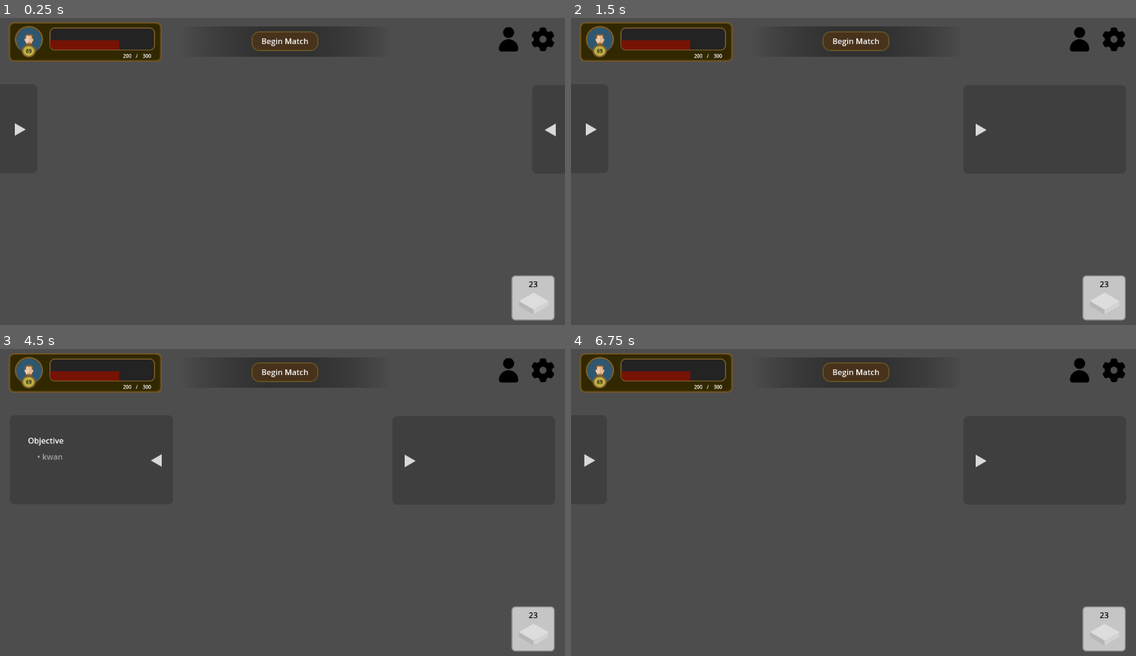
Above: before the commit, frames 1-4 (two rows, left to right).
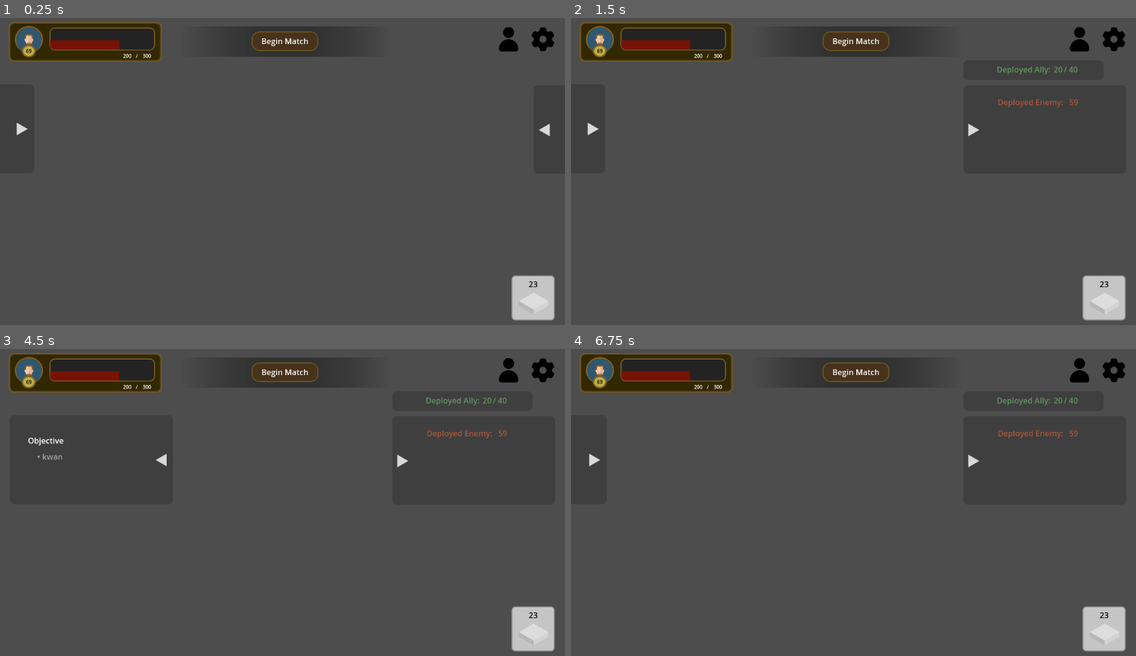
Above: after the commit, the same moments.

Repository: cessDevs1419/Game-Development---Edelstein-Academy
Game: Godot game, scene res://ui/ingame_interface/ingame_interface.tscn
Same seed, same stepped clock (60 frames per second), same inputs: the game is played once before the commit and once after it.
Inputs (mouse positions are in pixels of both pictures, inside the frame that each line leads up to):
- Up to frame 1 (0.25 s): no input
- Up to frame 2 (1.5 s): click (1119, 128) at 0.52 s; click (1079, 39) at 1.25 s
- Up to frame 3 (4.5 s): click (542, 370) at 2.02 s; click (508, 370) at 2.75 s; click (542, 370) at 3.52 s; click (22, 459) at 4.27 s
- Up to frame 4 (6.75 s): click (1079, 370) at 5 s; click (1113, 370) at 5.77 s; click (729, 459) at 6.52 s

The runs differ from the first frame. In frame 1, 0.1% of the frame differs, in the area x 2-99%, y 34-39%; in frame 2, 0.3%; in frame 3, 0.4%; in frame 4, 0.4%, in the area x 2-90%, y 15-39%.

Commit message:
updating overview panel

Diff:
--- a/Assets/Components/Overview_Panel/Overview_Panel.gd
+++ b/Assets/Components/Overview_Panel/Overview_Panel.gd
@@ -2,12 +2,21 @@
 
 var Objectpanel
 var Characterpanel
+var Characterpanel_total
+var Overheadpanel
+var Overheadpanel_deployed
+var Overheadpanel_total
 var Itemlist
 
 func _ready():
 	Objectpanel = get_node("Objective")
 	Characterpanel = get_node("Characterpanel")
+	Characterpanel_total = get_node("Characterpanel/Panel/Enemy_Count")
+	Overheadpanel = get_node("Overheadpanel")
+	Overheadpanel_deployed = get_node("Overheadpanel/Deployed_Count")
+	Overheadpanel_total = get_node("Overheadpanel/Total_Count")
 	Itemlist = get_node("Objective/Panel/ItemList")
+
 	add_item('kwan')
 
 func _process(delta):
@@ -24,11 +33,25 @@
 	Itemlist.add_item('• '+data, null, false)
 	pass
 
+func deployed_content(deployed: int, total: int):
+	Overheadpanel_deployed.text = str(deployed)
+	Overheadpanel_total.text = str(total)
+	pass
+
+func character_panel_content(total: int, characters):
+	Characterpanel_total.text = str(total)
+	print(characters)
+	pass
 
 func _character_button_toggled(toggled_on):
 	if(toggled_on):
-		Characterpanel.position.x = 1075
+		Overheadpanel.position.x = 1085
+		Overheadpanel.visible = false
+		Characterpanel.position.x = 1085
+
 	else:
+		Overheadpanel.position.x = 800
+		Overheadpanel.visible = true
 		Characterpanel.position.x = 800
 	pass
 	pass
--- a/Assets/Components/Overview_Panel/Overview_Panel.tscn
+++ b/Assets/Components/Overview_Panel/Overview_Panel.tscn
@@ -31,6 +31,13 @@
 
 [sub_resource type="StyleBoxEmpty" id="StyleBoxEmpty_japxy"]
 
+[sub_resource type="StyleBoxFlat" id="StyleBoxFlat_lfb8g"]
+bg_color = Color(0.137255, 0.137255, 0.137255, 0.32549)
+corner_radius_top_left = 10
+corner_radius_top_right = 10
+corner_radius_bottom_right = 10
+corner_radius_bottom_left = 10
+
 [node name="OverviewPanel" type="Node"]
 script = ExtResource("1_j5o7d")
 
@@ -38,19 +45,19 @@
 anchors_preset = -1
 anchor_top = 0.127
 anchor_bottom = 0.127
-offset_left = -257.0
+offset_left = -263.0
 offset_top = 64.704
-offset_right = 76.0
+offset_right = 70.0
 offset_bottom = 246.704
 grow_vertical = 2
 theme_override_styles/panel = SubResource("StyleBoxFlat_mq26k")
 
 [node name="TextureButton" type="TextureButton" parent="Objective"]
 layout_mode = 0
-offset_left = 284.0
-offset_top = 78.0
-offset_right = 313.0
-offset_bottom = 107.0
+offset_left = 294.0
+offset_top = 77.0
+offset_right = 323.0
+offset_bottom = 106.0
 toggle_mode = true
 button_pressed = true
 texture_normal = ExtResource("2_24cb0")
@@ -90,9 +97,9 @@
 anchor_top = 0.128
 anchor_right = 1.0
 anchor_bottom = 0.128
-offset_left = -67.0
+offset_left = -64.0
 offset_top = 66.056
-offset_right = 265.0
+offset_right = 268.0
 offset_bottom = 247.056
 grow_horizontal = 0
 grow_vertical = 2
@@ -100,9 +107,9 @@
 
 [node name="TextureButton" type="TextureButton" parent="Characterpanel"]
 layout_mode = 0
-offset_left = 22.0
+offset_left = 7.0
 offset_top = 77.0
-offset_right = 51.0
+offset_right = 36.0
 offset_bottom = 106.0
 toggle_mode = true
 button_pressed = true
@@ -112,13 +119,77 @@
 
 [node name="Panel" type="Panel" parent="Characterpanel"]
 layout_mode = 0
-offset_left = 75.0
+offset_left = 73.0
 offset_top = 23.0
-offset_right = 312.0
+offset_right = 291.0
 offset_bottom = 159.0
 theme_override_styles/panel = SubResource("StyleBoxEmpty_japxy")
 
+[node name="Label" type="Label" parent="Characterpanel/Panel"]
+layout_mode = 0
+offset_left = -3.0
+offset_right = 131.0
+offset_bottom = 23.0
+theme_override_colors/font_color = Color(0.67451, 0.341176, 0.215686, 1)
+text = "Deployed Enemy:"
+
+[node name="Enemy_Count" type="Label" parent="Characterpanel/Panel"]
+layout_mode = 0
+offset_left = 141.0
+offset_right = 164.0
+offset_bottom = 23.0
+theme_override_colors/font_color = Color(0.67451, 0.341176, 0.215686, 1)
+text = "69"
+horizontal_alignment = 1
+
+[node name="Overheadpanel" type="Panel" parent="."]
+visible = false
+offset_left = 1086.0
+offset_top = 98.0
+offset_right = 1372.0
+offset_bottom = 138.0
+theme_override_styles/panel = SubResource("StyleBoxFlat_lfb8g")
+
+[node name="Label" type="Label" parent="Overheadpanel"]
+layout_mode = 0
+offset_left = 66.0
+offset_top = 7.0
+offset_right = 180.0
+offset_bottom = 30.0
+theme_override_colors/font_color = Color(0.384314, 0.580392, 0.372549, 1)
+text = "Deployed Ally:"
+horizontal_alignment = 1
+
+[node name="Deployed_Count" type="Label" parent="Overheadpanel"]
+layout_mode = 0
+offset_left = 182.0
+offset_top = 7.0
+offset_right = 206.0
+offset_bottom = 30.0
+theme_override_colors/font_color = Color(0.384314, 0.580392, 0.345098, 1)
+text = "32 "
+horizontal_alignment = 1
+
+[node name="Label3" type="Label" parent="Overheadpanel"]
+layout_mode = 0
+offset_left = 205.0
+offset_top = 7.0
+offset_right = 216.0
+offset_bottom = 30.0
+theme_override_colors/font_color = Color(0.384314, 0.580392, 0.372549, 1)
+text = "/"
+
+[node name="Total_Count" type="Label" parent="Overheadpanel"]
+layout_mode = 0
+offset_left = 212.0
+offset_top = 7.0
+offset_right = 238.0
+offset_bottom = 30.0
+theme_override_colors/font_color = Color(0.384314, 0.580392, 0.372549, 1)
+text = "69"
+horizontal_alignment = 1
+
+[connection signal="toggled" from="Objective/TextureButton" to="." method="_objective_button_toggled"]
 [connection signal="toggled" from="Objective/TextureButton" to="." method="_on_texture_button_toggled"]
-[connection signal="toggled" from="Objective/TextureButton" to="." method="_objective_button_toggled"]
+[connection signal="toggled" from="Characterpanel/TextureButton" to="." method="_character_button_toggled"]
 [connection signal="toggled" from="Characterpanel/TextureButton" to="." method="_on_texture_button_toggled"]
-[connection signal="toggled" from="Characterpanel/TextureButton" to="." method="_character_button_toggled"]
--- a/assets/components/status_bar/status_bar.gd
+++ b/assets/components/status_bar/status_bar.gd
@@ -9,6 +9,7 @@
 var avatars
 var texture
 var healthbar
+var hbox
 
 var global_function = preload("res://Assets/Scripts/Functions.gd").new()
 
@@ -19,6 +20,8 @@
 	lvlcountnode = get_node("Panel/Panel/Avatar/Level_count_container/Level_count")
 	avatars = get_node("Panel/Panel/Avatar/Sprite2D")
 	healthbar = get_node("Panel/Panel/Status_container/ProgressBar")
+	hbox = get_node("Panel/Panel/Status_container/HBoxContainer")
+	update_top_range(30)
 	pass
 
 
@@ -41,6 +44,6 @@
 
 	pass
 
-func update_wheel():
+func update_top_range(range: int):
 
 	pass
--- a/assets/components/status_bar/status_bar.tscn
+++ b/assets/components/status_bar/status_bar.tscn
@@ -129,6 +129,7 @@
 uppercase = true
 
 [node name="Status_container" type="Panel" parent="Panel/Panel"]
+clip_contents = true
 layout_mode = 0
 offset_left = 80.0
 offset_top = 8.0
--- a/ui/ingame_interface/ingame_interface.gd
+++ b/ui/ingame_interface/ingame_interface.gd
@@ -30,6 +30,12 @@
 	#call to display modal
 	#ui.add_child(modal)
 
+	#sample array
+	characters = [
+		{"id": "123", "name": "John", "level": 42, "avatar": "res://assets/sprites/sample_avatar.png"},
+		{"id": "124", "name": "Jane", "level": 35, "avatar": "res://assets/sprites/sample_avatar.png"},
+		{"id": "125", "name": "Jennifer", "level": 69, "avatar": "res://assets/sprites/sample_avatar.png"},
+	]
 
 	var button2 = button_icons.instantiate()
 	button2.icon("profile")
@@ -46,15 +52,15 @@
 	#custom header
 	headers.change_label('Begin Match')
 
+	#Overview panel
+	overview_panel.deployed_content(20,40)
+	overview_panel.character_panel_content(59, characters)
+
 	#tile container
 	tile.tile_types(tile_icon)
 	tile.tile_count(23)
 
-	characters = [
-		{"id": "123", "name": "John", "level": 42, "avatar": "res://assets/sprites/sample_avatar.png"},
-		{"id": "124", "name": "Jane", "level": 35, "avatar": "res://assets/sprites/sample_avatar.png"},
-		{"id": "125", "name": "Jennifer", "level": 69, "avatar": "res://assets/sprites/sample_avatar.png"},
-	]
+
 
 	#for character in characters:
 		#var character_instance = preload("res://assets/components/character_selection/character_selection.tscn").instantiate()
Not shown: 1 places in Assets/Components/Overview_Panel/Overview_Panel.tscn that only renumber resources
